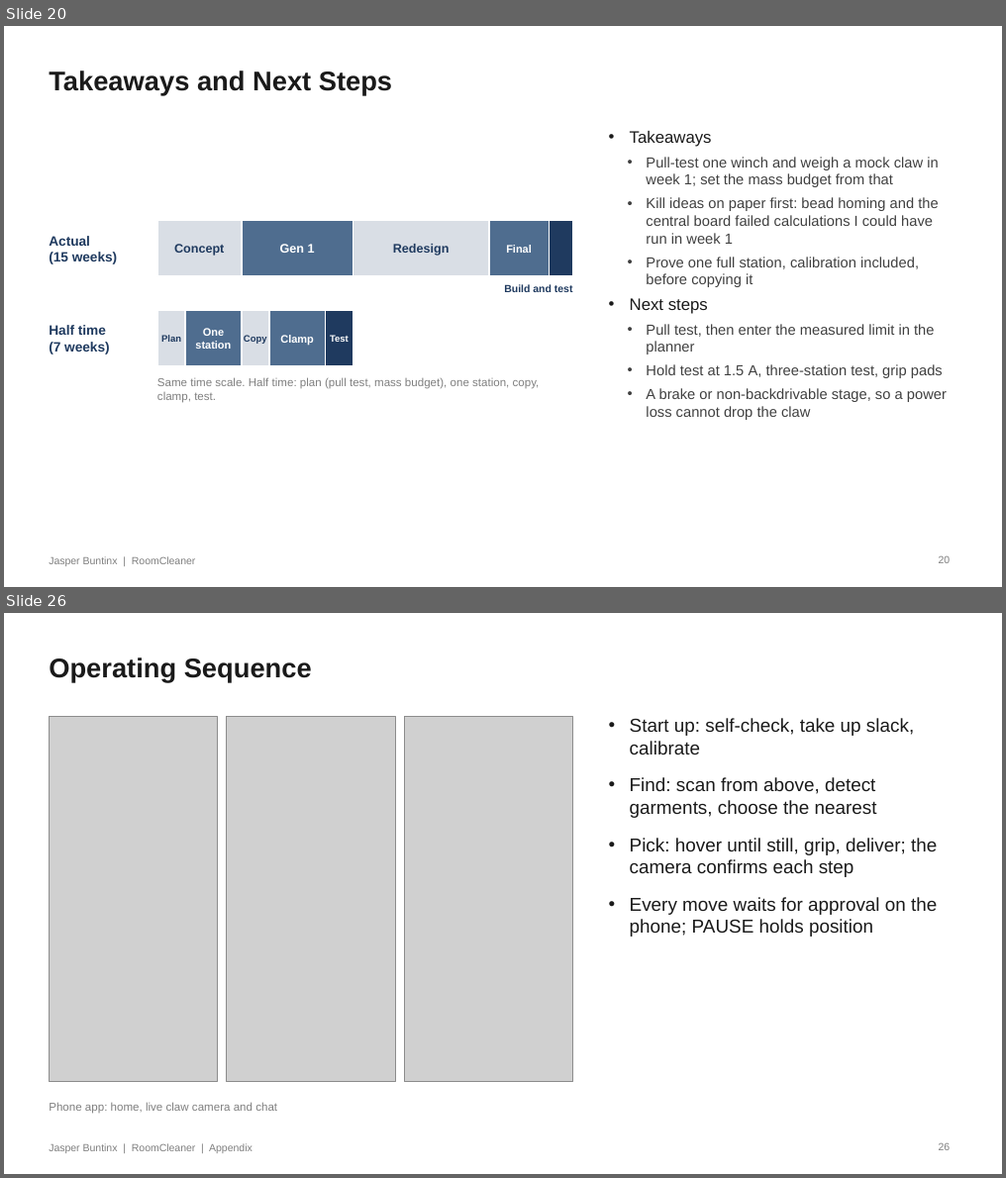
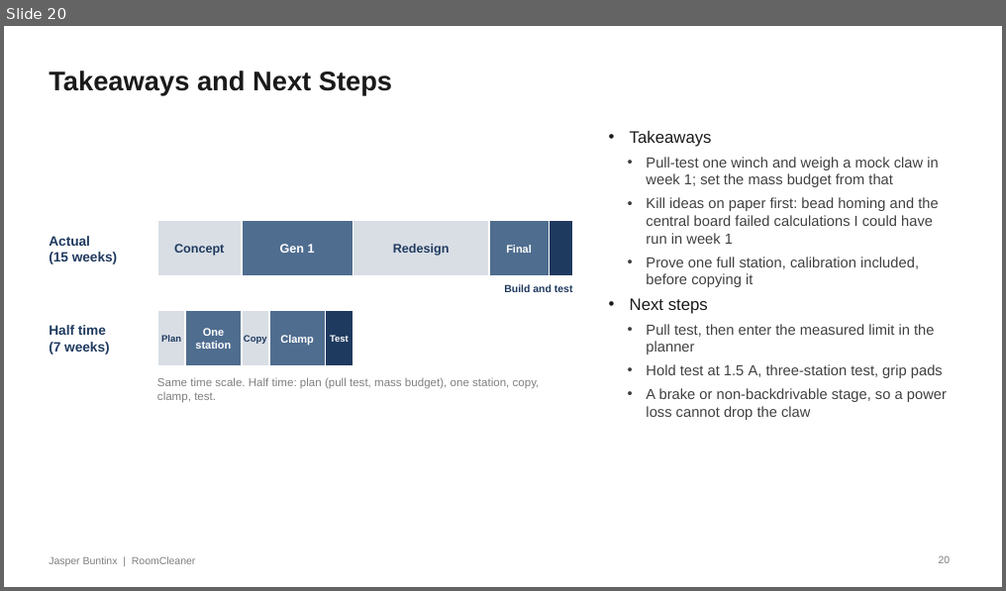
Before and after one commit to Jaspario1199/RoomCleaner, a slide deck: docs/presentation/deck_v8/RoomCleaner_Buntinx_Oct27_v8.pptx. Shown one above the other, each under a label of ours: slides 20 and 26 before the commit, slide 20 after it; the slides between them are not shown. The pictures are 1006x1178 and 1006x591 pixels, drawn with LibreOffice and Linux fonts; fonts in the diff are those of the drawing; grey boxes stand for pictures. Boxes give left, top, right and bottom in pixels: in the first picture for what was removed or moved away, otherwise in the second. Text is boxed around its words. In the diff, an @@ line names an element or a change of style, - is before the commit and + after.

```diff
--- a/docs/presentation/deck_v8/RoomCleaner_Buntinx_Oct27_v8.pptx
+++ b/docs/presentation/deck_v8/RoomCleaner_Buntinx_Oct27_v8.pptx
@@ slide 26 removed at bbox=[4, 613, 1002, 1174], background #FFFFFF @@
@@ text removed at bbox=[49, 658, 312, 682] @@
-Operating Sequence
@@ picture removed at bbox=[49, 717, 218, 1082] @@
@@ picture removed at bbox=[227, 717, 395, 1082] @@
@@ picture removed at bbox=[405, 717, 573, 1082] @@
@@ text removed at bbox=[630, 718, 937, 937] @@
-• Start up: self-check, take up slack, calibrate
-• Find: scan from above, detect garments, choose the nearest
-• Pick: hover until still, grip, deliver; the camera confirms each step
-• Every move waits for approval on the phone; PAUSE holds position
@@ text removed at bbox=[49, 1102, 277, 1114] @@
-Phone app: home, live claw camera and chat
@@ text removed at bbox=[49, 1144, 252, 1154] @@
-Jasper Buntinx | RoomCleaner | Appendix
@@ page number removed at bbox=[939, 1144, 950, 1151] @@
-26
```
Also in this commit, not shown: 6 slides changed, 9 other slides removed, 7 other files.
